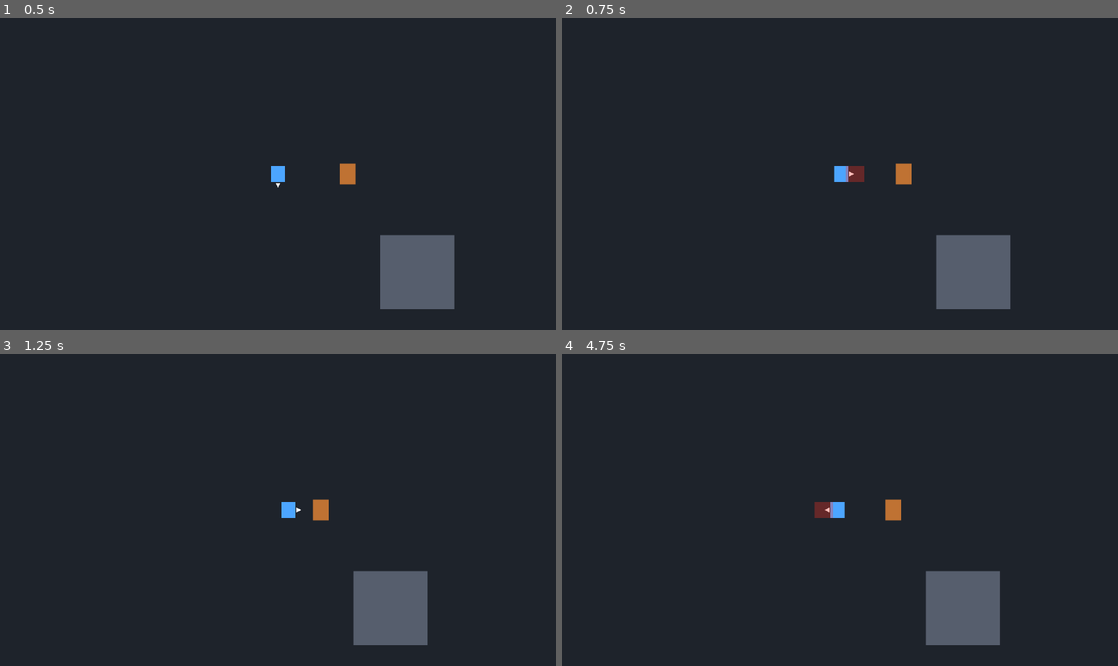
Above: before the commit, frames 1-4 (two rows, left to right).
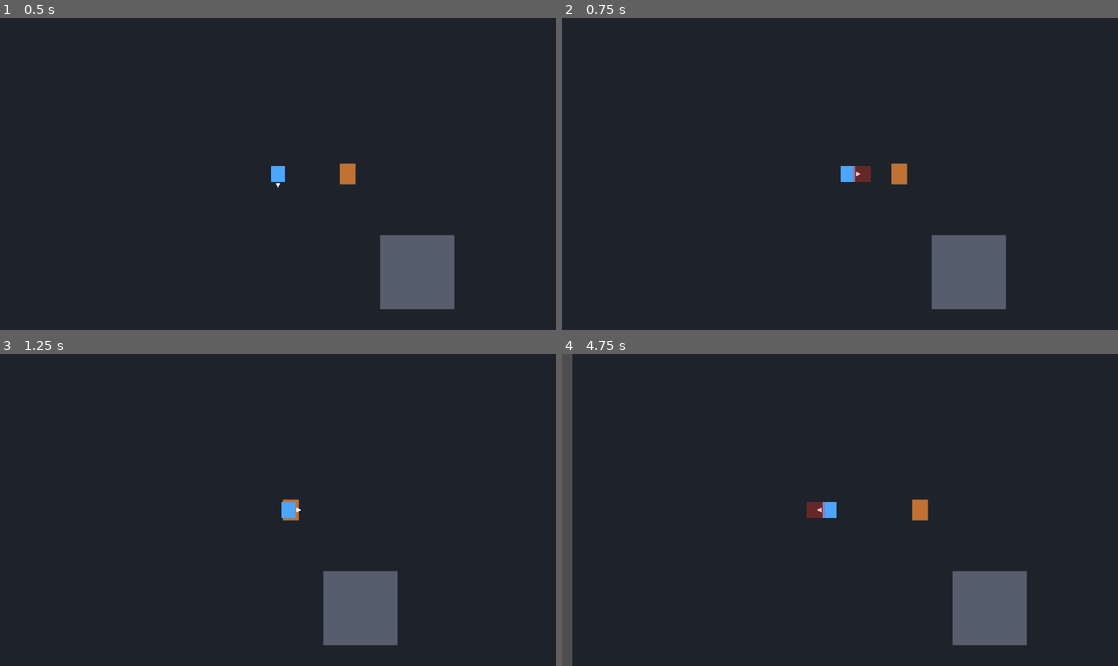
Above: after the commit, the same moments.

Repository: kikajima/dragonballsoullegacy
Game: Godot game, scene res://scenes/bootstrap/bootstrap.tscn
The game is run twice, just before and just after one commit, with the same random seed, the same clock (stepped at 60 frames per second) and the same inputs.
Inputs:
- Up to frame 1 (0.5 s): no input
- Up to frame 2 (0.75 s): tap Enter at 0.5 s; hold D (move_right) from 0.53 s (still down); tap J (attack) at 0.6 s
- Up to frame 3 (1.25 s): keep holding D (move_right)
- Up to frame 4 (4.75 s): release D (move_right) at 1.28 s; hold S (move_down) 1.28-2.03 s; tap J (attack) at 1.35, 2.3, 3.05, 3.8, 4.55 s; hold D (move_right) 2.03-2.78 s; hold Shift (block) 2.03-2.78 s; hold W (move_up) 2.78-3.53 s; tap L (charge_ki) at 2.85 s; hold A (move_left) from 3.53 s (still down); tap Space (dash) at 3.6 s; tap E (interact) at 4.35 s

Frame 1 is identical in both runs. In frame 2, 0.7% of the frame differs, in the area x 48-81%, y 46-94%; in frame 3, 2.9%; in frame 4, 4.9%, in the area x 0-84%, y 0-100%.

Commit message:
feat: allow movement while attacking

Diff:
--- a/actors/player/player.gd
+++ b/actors/player/player.gd
@@ -3,7 +3,9 @@
 
 const STATE_IDLE: StringName = &"idle"
 const STATE_WALK: StringName = &"walk"
-const STATE_ATTACK: StringName = &"attack"
+
+@export_range(0.0, 1.0, 0.05)
+var attack_move_speed_scale: float = 0.85
 
 @onready var input_controller: PlayerInputController = $Controllers/PlayerInputController
 @onready var movement_component: MovementComponent = $Components/MovementComponent
@@ -16,10 +18,11 @@
 	var move_intent := input_controller.get_move_intent()
 
 	if melee_combat_component.is_attacking():
-		movement_component.stop(self)
+		movement_component.move(self, move_intent, attack_move_speed_scale)
 		melee_combat_component.tick_attack(delta)
 
 		if not melee_combat_component.is_attacking():
+			facing_component.update_from_direction(move_intent)
 			_update_movement_state(move_intent)
 
 		animation_controller.update_visual(
@@ -33,8 +36,8 @@
 
 	if input_controller.is_attack_pressed():
 		if melee_combat_component.start_attack(facing_component.current_facing):
-			state_machine.change_state(STATE_ATTACK)
-			movement_component.stop(self)
+			state_machine.change_state(melee_combat_component.get_attack_state())
+			movement_component.move(self, move_intent, attack_move_speed_scale)
 			animation_controller.update_visual(
 				state_machine.current_state,
 				facing_component.current_facing,
